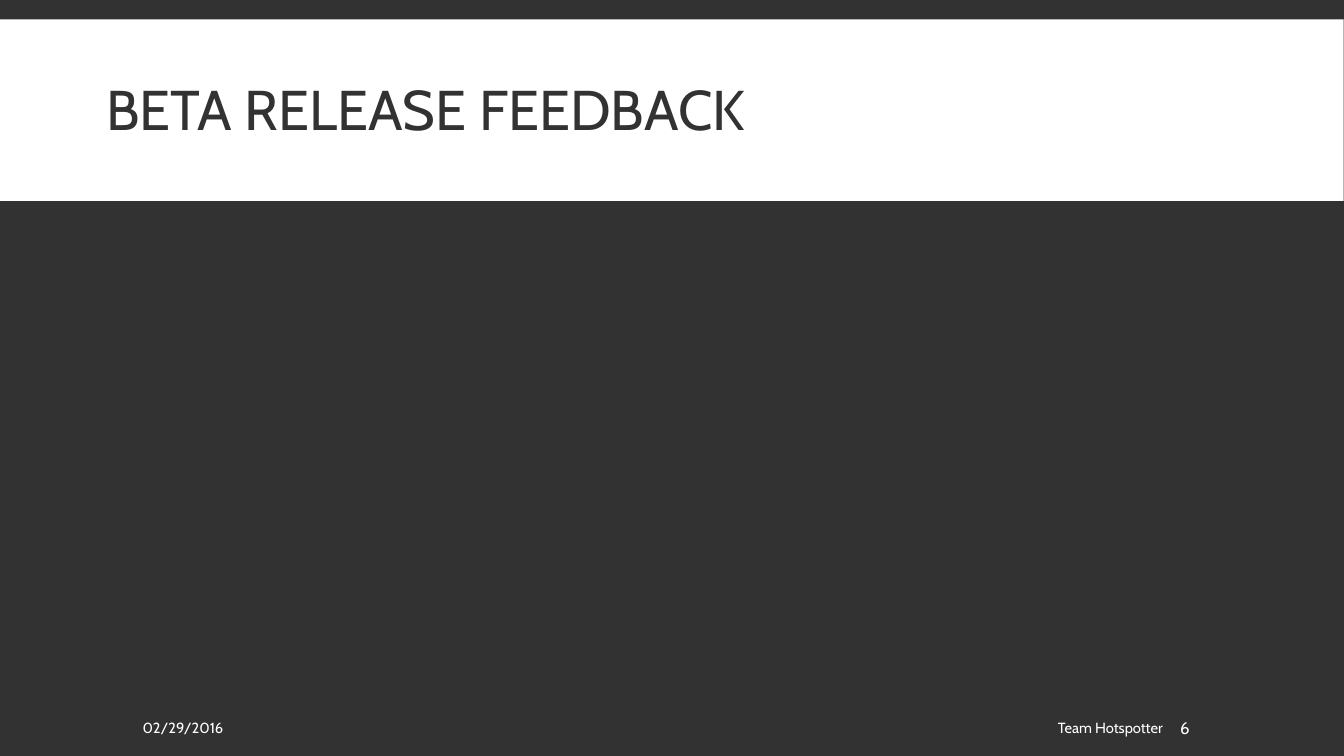
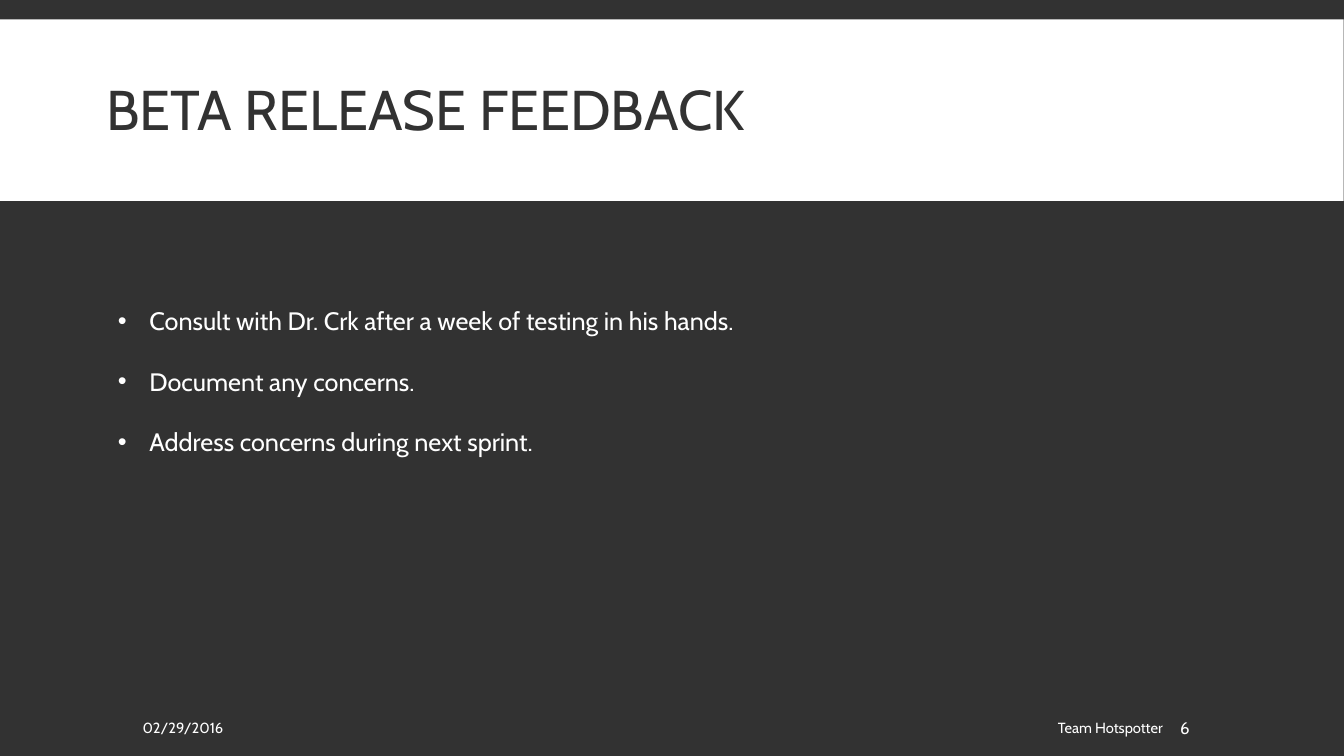
Before and after one commit to spesmit/hotspotter, a slide deck: slide 6 of Documentation/Presentations/Hotspotter Beta.pptx. Drawn at 1344x756 pixels with LibreOffice and Linux fonts; fonts in the diff are those of the drawing. Boxes give left, top, right and bottom in pixels: in the first picture for what was removed or moved away, otherwise in the second. Text is boxed around its words. In the diff, an @@ line names an element or a change of style, - is before the commit and + after.

Commit message:
add feed back bullets

```diff
--- a/Documentation/Presentations/Hotspotter Beta.pptx
+++ b/Documentation/Presentations/Hotspotter Beta.pptx
@@ text added at (x1=149, y1=311, x2=733, y2=457), 18 pt, text #FFFFFF @@
+• Consult with Dr. Crk after a week of testing in his hands.
+• Document any concerns.
+• Address concerns during next sprint.
```
